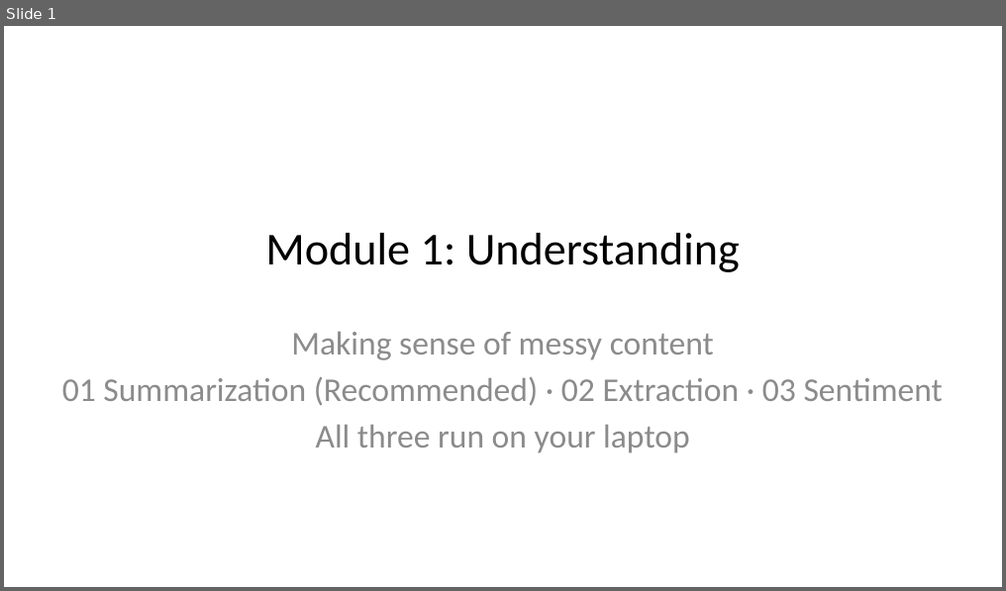
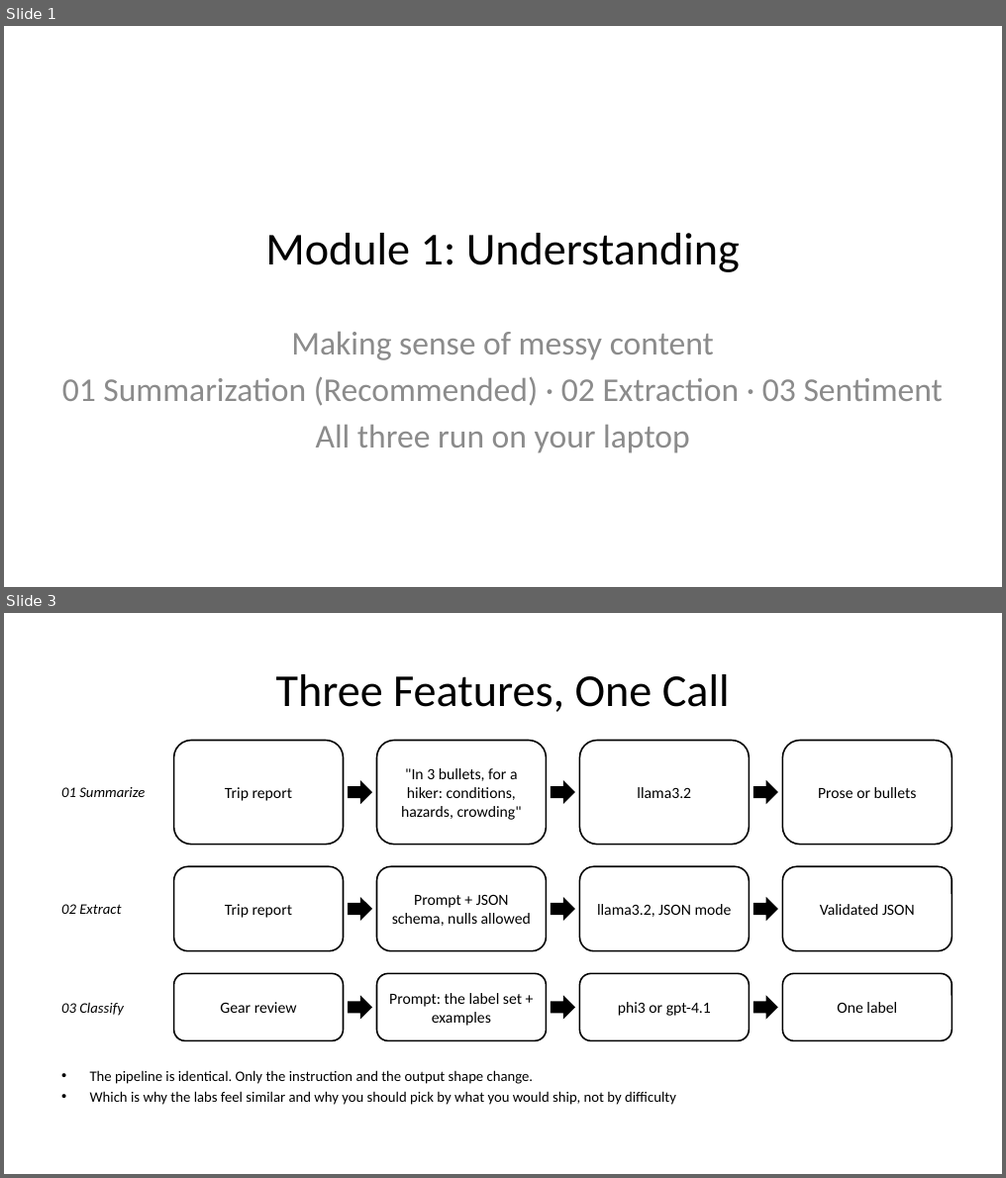
Before and after one commit to trailheadtechnology/10-ai-features-workshop, a slide deck: docs/slides/pptx/M1-understanding.pptx. Shown one above the other, each under a label of ours: slide 1 before the commit, slides 1 and 3 after it; the slides between them are not shown. The pictures are 1006x591 and 1006x1178 pixels, drawn with LibreOffice and Linux fonts; fonts in the diff are those of the drawing. Boxes give left, top, right and bottom in pixels: in the first picture for what was removed or moved away, otherwise in the second. Text is boxed around its words. In the diff, an @@ line names an element or a change of style, - is before the commit and + after.

```diff
--- a/docs/slides/pptx/M1-understanding.pptx
+++ b/docs/slides/pptx/M1-understanding.pptx
@@ slide 3 added at (4, 613, 1002, 1174), background #FFFFFF @@
@@ title added at (276, 674, 730, 712), 44 pt, text #000000 @@
+Three Features, One Call
@@ rounded rectangle added at (174, 741, 344, 845), outline #000000 1.5 pt, 15 pt, text #000000 @@
+Trip report
@@ rounded rectangle added at (377, 741, 546, 845), outline #000000 1.5 pt, 15 pt, text #000000 @@
+"In 3 bullets, for a hiker: conditions, hazards, crowding"
@@ rounded rectangle added at (580, 741, 748, 845), outline #000000 1.5 pt, 15 pt, text #000000 @@
+llama3.2
@@ rounded rectangle added at (782, 741, 951, 845), outline #000000 1.5 pt, 15 pt, text #000000 @@
+Prose or bullets
@@ text added at (61, 787, 145, 797), 14 pt, text #000000, italic @@
+01 Summarize
@@ right arrow added at (348, 780, 372, 804), fill #000000 @@
@@ right arrow added at (550, 780, 575, 804), fill #000000 @@
@@ right arrow added at (753, 780, 778, 804), fill #000000 @@
@@ rounded rectangle added at (174, 866, 344, 952), outline #000000 1.5 pt, 15 pt, text #000000 @@
+Trip report
@@ rounded rectangle added at (377, 866, 546, 952), outline #000000 1.5 pt, 15 pt, text #000000 @@
+Prompt + JSON schema, nulls allowed
@@ rounded rectangle added at (580, 866, 748, 952), outline #000000 1.5 pt, 15 pt, text #000000 @@
+llama3.2, JSON mode
@@ rounded rectangle added at (782, 866, 951, 952), outline #000000 1.5 pt, 15 pt, text #000000 @@
+Validated JSON
@@ text added at (61, 904, 121, 914), 14 pt, text #000000, italic @@
+02 Extract
@@ right arrow added at (348, 897, 372, 921), fill #000000 @@
@@ right arrow added at (550, 897, 575, 921), fill #000000 @@
@@ right arrow added at (753, 897, 778, 921), fill #000000 @@
@@ rounded rectangle added at (174, 973, 344, 1042), outline #000000 1.5 pt, 15 pt, text #000000 @@
+Gear review
@@ right arrow added at (348, 995, 372, 1020), fill #000000 @@
@@ rounded rectangle added at (377, 973, 546, 1042), outline #000000 1.5 pt, 15 pt, text #000000 @@
+Prompt: the label set + examples
@@ right arrow added at (550, 995, 575, 1020), fill #000000 @@
@@ rounded rectangle added at (580, 973, 748, 1042), outline #000000 1.5 pt, 15 pt, text #000000 @@
+phi3 or gpt-4.1
@@ right arrow added at (753, 995, 778, 1020), fill #000000 @@
@@ rounded rectangle added at (782, 973, 951, 1042), outline #000000 1.5 pt, 15 pt, text #000000 @@
+One label
@@ text added at (61, 1002, 124, 1016), 14 pt, text #000000, italic @@
+03 Classify
@@ text added at (90, 1070, 676, 1105), 14 pt, text #000000 @@
+• The pipeline is identical. Only the instruction and the output shape change.
+• Which is why the labs feel similar and why you should pick by what you would ship, not by difficulty
```
Also in this commit, not shown: 15 slides changed, 3 other slides added, 12 other files.
